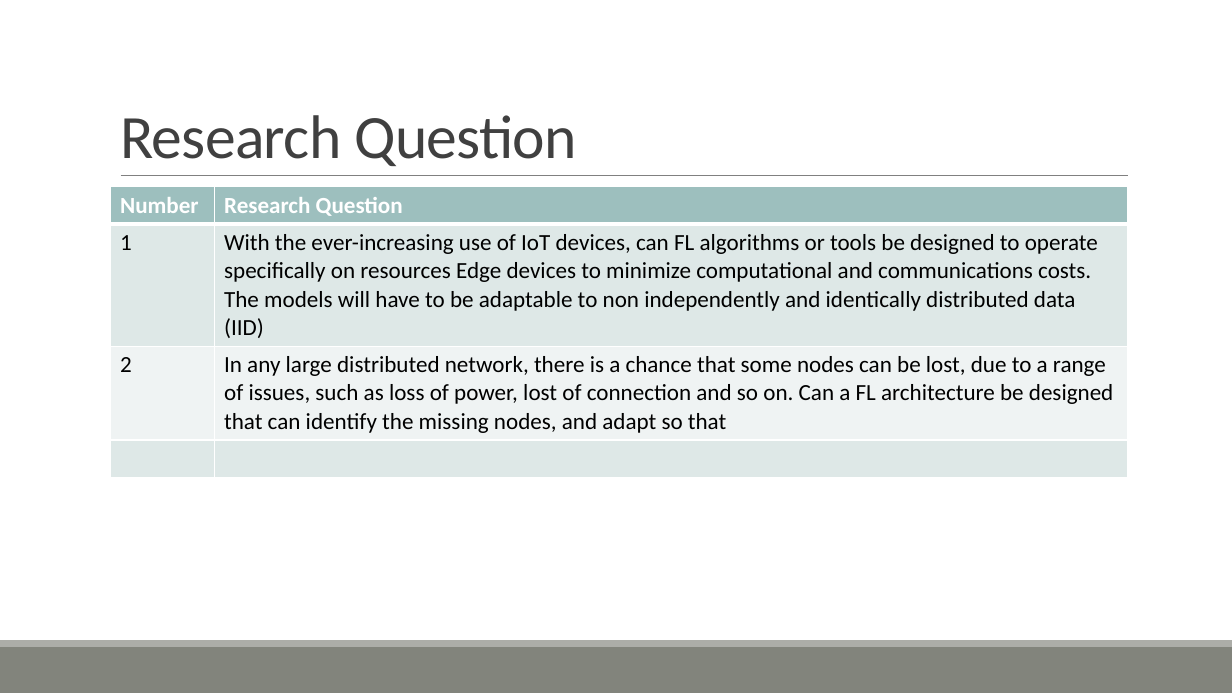
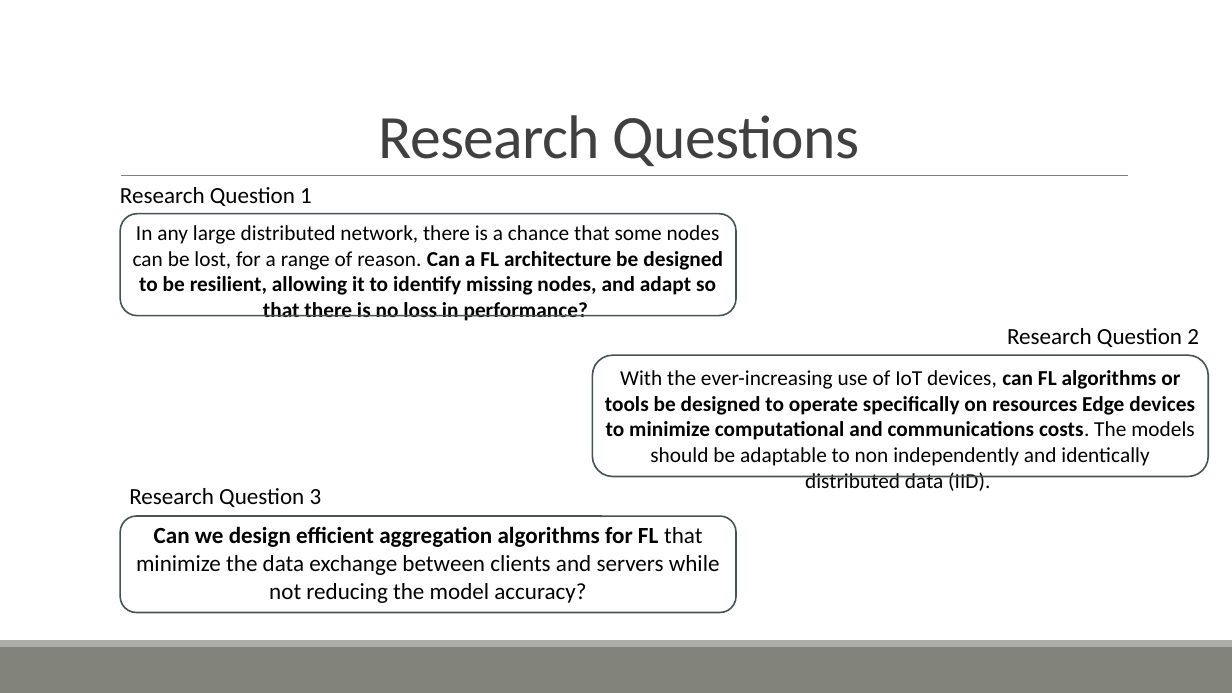
Before and after one commit to ofithcheallaigh/phd, a slide deck: slide 3 of Presentations/Supervisor Meetings/2024/Upcoming Meeting.pptx. Drawn at 1232x693 pixels with LibreOffice and Linux fonts; fonts in the diff are those of the drawing. Boxes give left, top, right and bottom in pixels: in the first picture for what was removed or moved away, otherwise in the second. Text is boxed around its words. In the diff, an @@ line names an element or a change of style, - is before the commit and + after.

Commit message:
Adding RQs to new slide

```diff
--- a/Presentations/Supervisor Meetings/2024/Upcoming Meeting.pptx
+++ b/Presentations/Supervisor Meetings/2024/Upcoming Meeting.pptx
@@ title at [379,115,859,166]: text changed @@
-Research Question
+Research Questions
@@ table removed at [111,187,1128,474], 4 rows, 2 columns @@
-Number | Research Question
-1 | With the ever-increasing use of IoT devices, can FL algorithms or tools be designed to operate specifically on resources Edge devices to minimize computational and communications costs. The models will have to be adaptable to non independently and identically distributed data (IID)
-2 | In any large distributed network, there is a chance that some nodes can be lost, due to a range of issues, such as loss of power, lost of connection and so on. Can a FL architecture be designed that can identify the missing nodes, and adapt so that
- | 
@@ text added at [120,187,312,206], 18 pt, text #000000 @@
+Research Question 1
@@ rounded rectangle added at [120,213,737,315], outline #455453 1.25 pt @@
@@ text added at [133,225,723,321], 16.6 pt, text #000000, bold @@
+In any large distributed network, there is a chance that some nodes can be lost, for a range of reason. Can a FL architecture be designed to be resilient, allowing it to identify missing nodes, and adapt so that there is no loss in performance?
@@ text added at [1007,328,1199,347], 18 pt, text #000000 @@
+Research Question 2
@@ rounded rectangle added at [592,355,1209,476], outline #455453 1.25 pt @@
@@ text added at [605,370,1195,491], 16.6 pt, text #000000, bold @@
+With the ever-increasing use of IoT devices, can FL algorithms or tools be designed to operate specifically on resources Edge devices to minimize computational and communications costs. The models should be adaptable to non independently and identically distributed data (IID).
@@ text added at [129,488,322,507], 18 pt, text #000000 @@
+Research Question 3
@@ rounded rectangle added at [120,517,737,613], outline #455453 1.25 pt @@
@@ text added at [136,526,720,603], 18 pt, text #000000 @@
+Can we design efficient aggregation algorithms for FL that minimize the data exchange between clients and servers while not reducing the model accuracy?
```
Also in this commit, not shown: 1 other slide changed.
